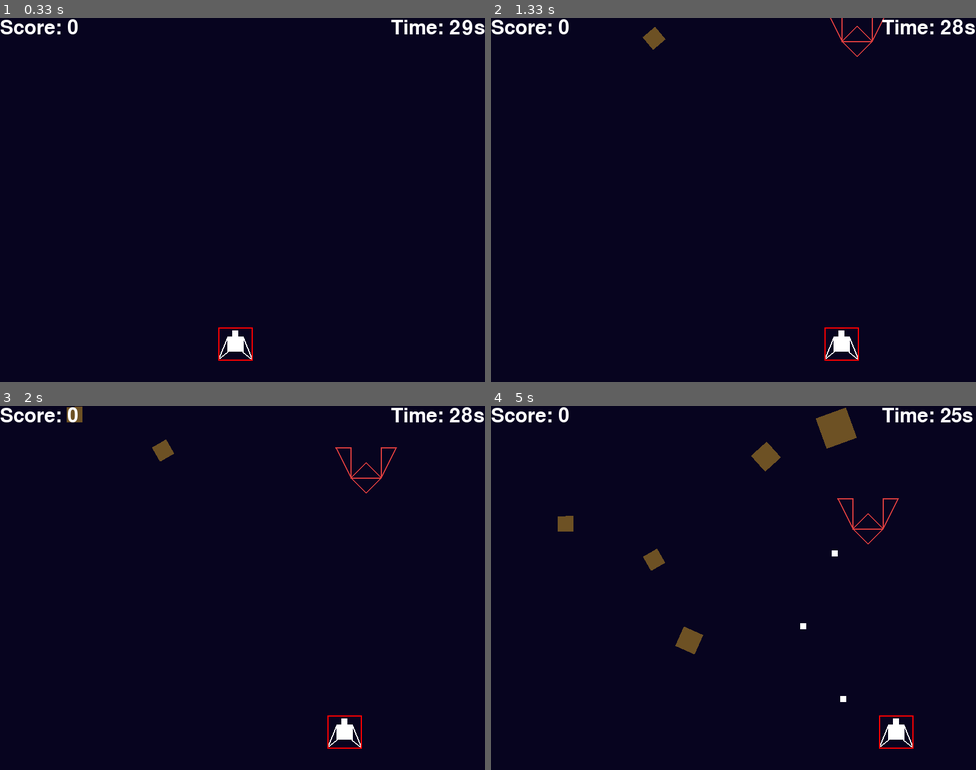
Above: before the commit, frames 1-4 (two rows, left to right).
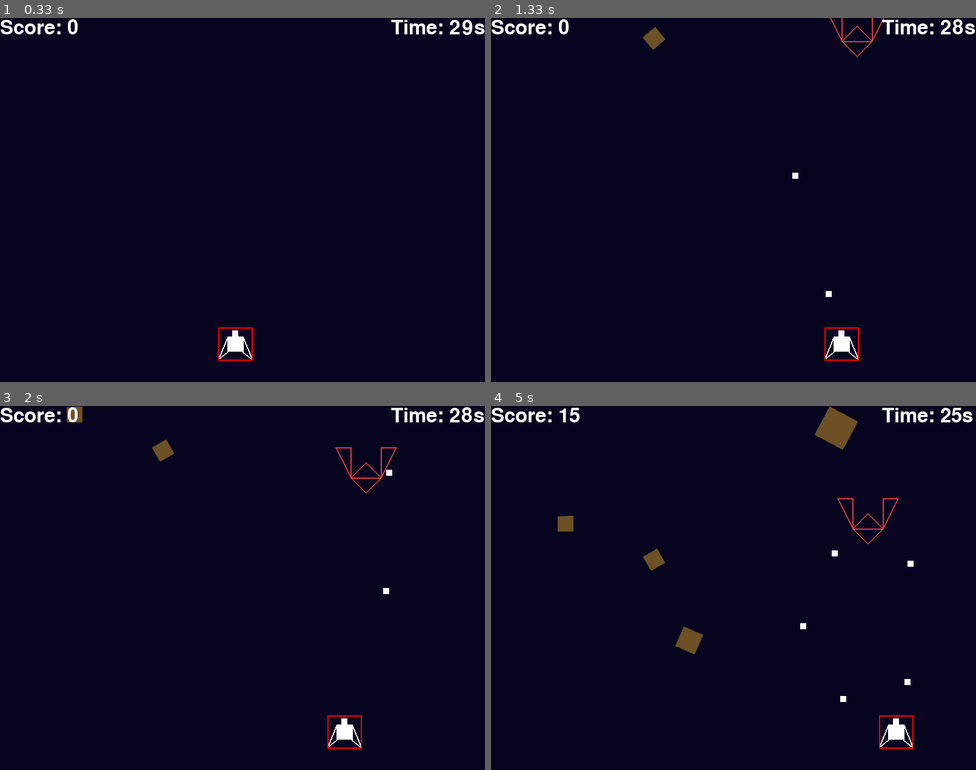
Above: after the commit, the same moments.

Repository: gnikkoch96/pygame-projects
Game: pygame game, started from test_game/shootemup_game/main.py
Same seed, same stepped clock (60 frames per second), same inputs: the game is played once before the commit and once after it.
Inputs:
- Up to frame 1 (0.33 s): no input
- Up to frame 2 (1.33 s): tap Space at 0.33, 0.73, 1.03, 1.23 s; hold Right 0.67-1.13 s; hold Right from 1.17 s (still down)
- Up to frame 3 (2 s): tap Space at 1.53, 1.73 s; release Right at 1.63 s; hold Left from 1.67 s (still down)
- Up to frame 4 (5 s): tap Space at 2.03, 2.3, 2.6, 2.73, 3.03, 3.4, 3.7, 3.9, 4.2, 4.4, 4.7, 4.9 s; release Left at 2.2 s; hold Left 2.23-2.63 s; hold Right 2.67-3.3 s; hold Left 3.33-3.8 s; hold Right 3.83-4.3 s; hold Right 4.33-4.8 s; hold Left from 4.83 s (still down)

Frame 1 is identical in both runs. In frame 2, less than 0.1% of the frame differs, in the area x 62-71%, y 42-77%; in frame 3, less than 0.1%; in frame 4, 0.6%, in the area x 14-88%, y 0-77%.

Commit message:
feat: update player and bullet pool to use bullet direction enum

Diff:
--- a/test_game/shootemup_game/entities/player.py
+++ b/test_game/shootemup_game/entities/player.py
@@ -1,6 +1,6 @@
 import pygame
 from config import SCREEN_WIDTH
-from entities.bullet import Bullet
+from entities.bullet import BulletOwner, BulletDirection
 from entities.pools.bullet_pool import BulletPool
 from typing import List
 
@@ -28,7 +28,7 @@
             self.x += self.speed
 
         if keys[pygame.K_SPACE] and current_time - self.last_shot_time > self.shot_cooldown:
-            self.bullet_pool.get_bullet(self.x + self.width // 2 - 5, self.y, 15, 1)
+            self.bullet_pool.get_bullet(self.x + self.width // 2 - 5, self.y, 15, BulletDirection.UP)
             self.last_shot_time = current_time
 
     def update(self):
--- a/test_game/shootemup_game/entities/pools/bullet_pool.py
+++ b/test_game/shootemup_game/entities/pools/bullet_pool.py
@@ -1,13 +1,13 @@
 import pygame
 from typing import List
-from entities.bullet import Bullet
+from entities.bullet import Bullet, BulletOwner, BulletDirection
 
 class BulletPool:
     def __init__(self, max_bullets: int = 100):
         self.pool = [Bullet(0, 0) for _ in range(max_bullets)]
         self.active_bullets: List[Bullet] = []
 
-    def get_bullet(self, x: int, y: int, speed: int = 2, direction: int = 1) -> Bullet:
+    def get_bullet(self, x: int, y: int, speed: int = 2, direction: BulletDirection = BulletDirection.UP) -> Bullet:
         if self.pool:
             # get existing bullet from pool (if possible)
             bullet = self.pool.pop()
